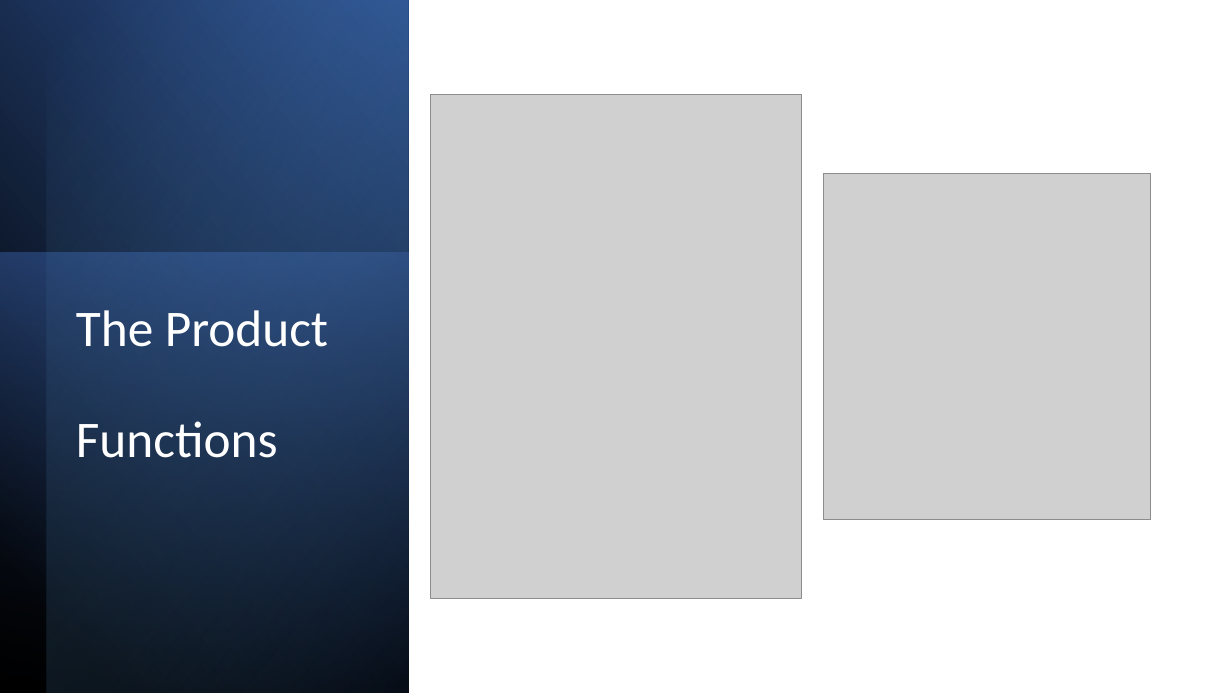
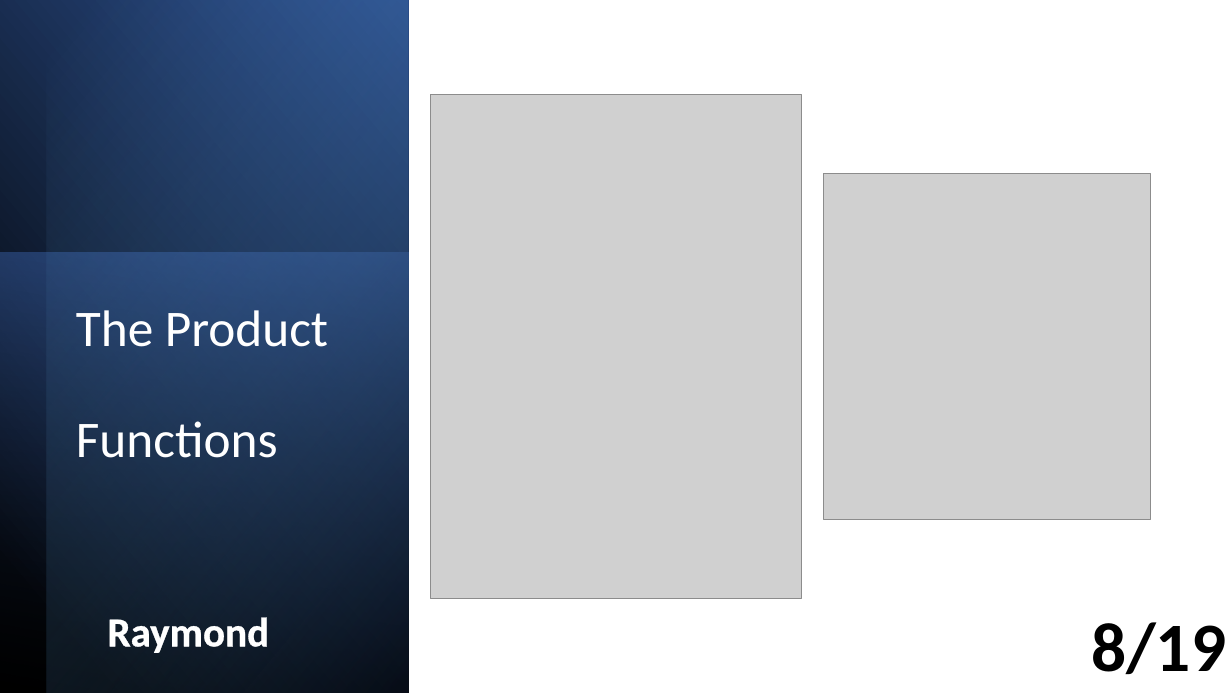
Before and after one commit to LuckyForce/ShareList, a slide deck: slide 8 of documents/T3-ShareList-Abschlusspräsentation_v1.0.pptx (slide 7 before the commit). Drawn at 1232x693 pixels with LibreOffice and Linux fonts; fonts in the diff are those of the drawing; grey boxes stand for pictures. Boxes give left, top, right and bottom in pixels: in the first picture for what was removed or moved away, otherwise in the second. Text is boxed around its words. In the diff, an @@ line names an element or a change of style, - is before the commit and + after.

```diff
--- a/documents/T3-ShareList-Abschlusspräsentation_v1.0.pptx
+++ b/documents/T3-ShareList-Abschlusspräsentation_v1.0.pptx
@@ text added at (x1=108, y1=617, x2=270, y2=653), 32 pt, text #FFFFFF, bold @@
+Raymond
@@ text added at (x1=1091, y1=622, x2=1226, y2=674), 54 pt, text #000000, bold @@
+8/19
```
Also in this commit, not shown: 15 other slides changed, 3 slides added, 1 other file.
